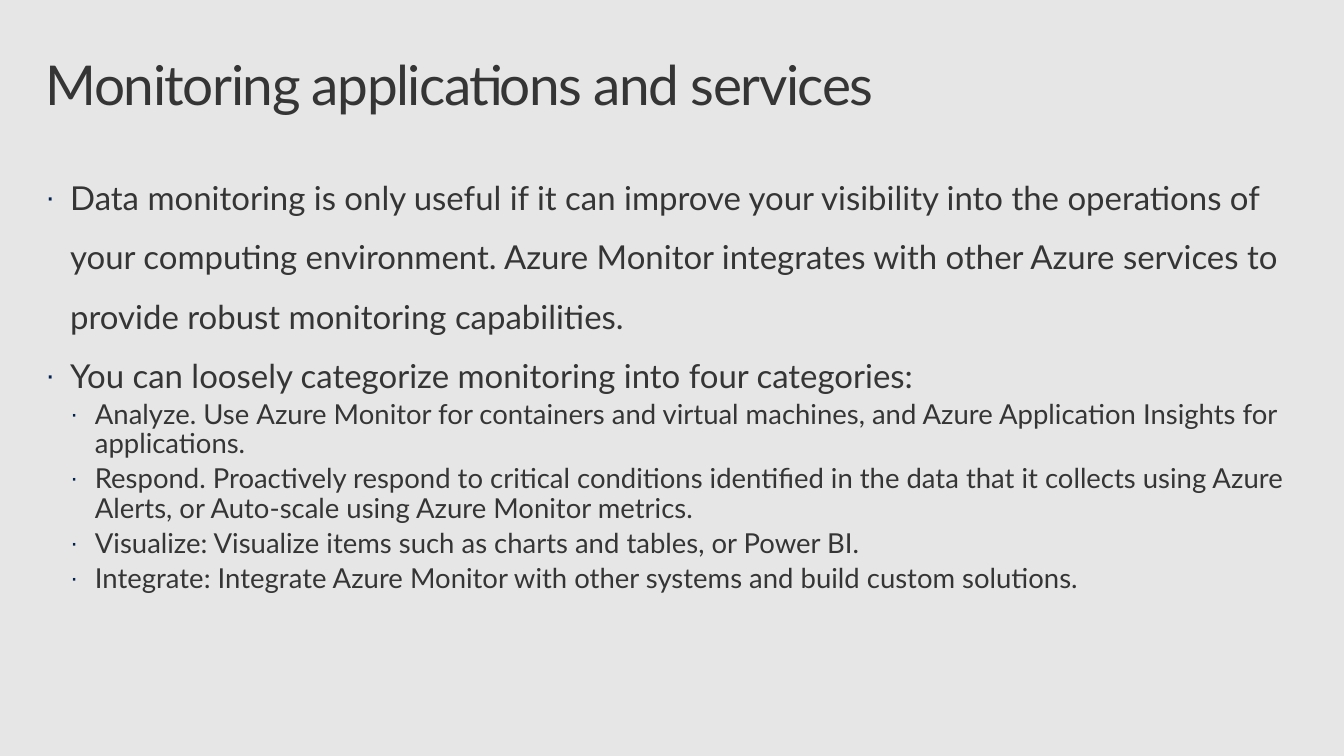
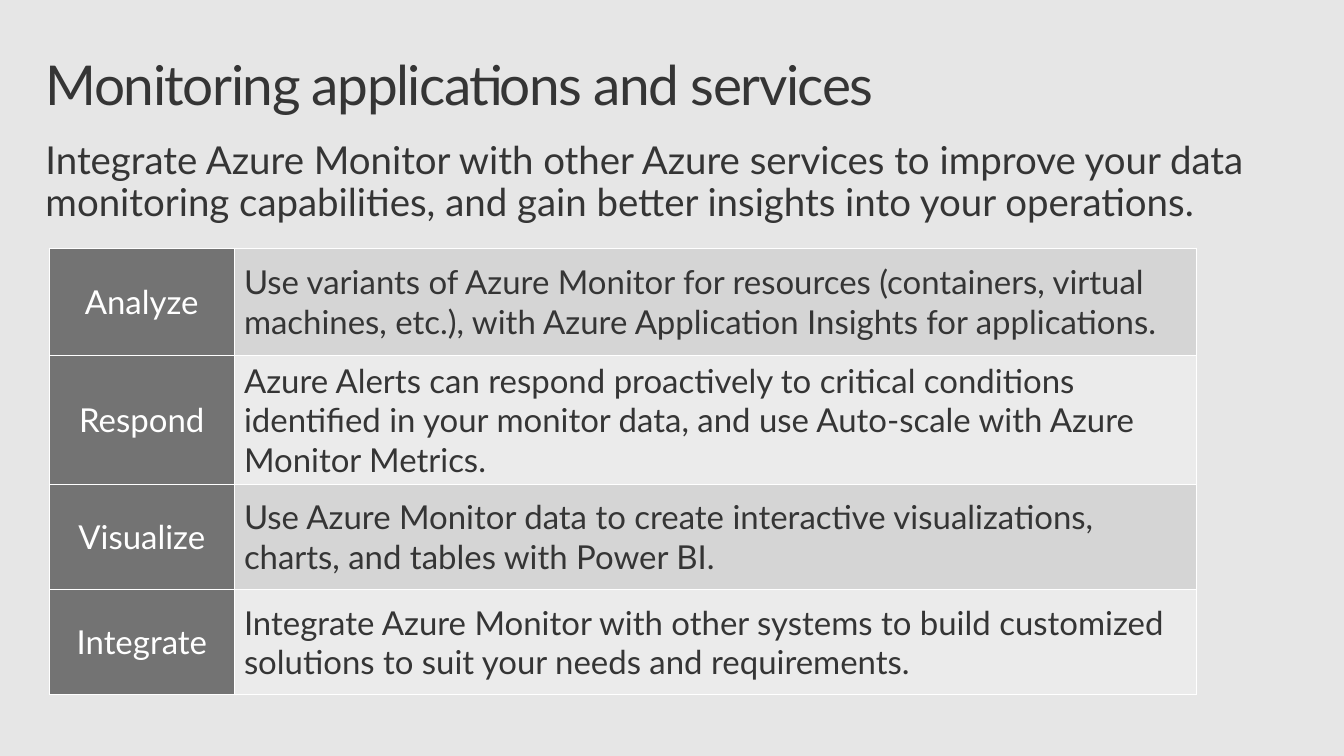
Before and after one commit to CSA-OCP-GER/azure-fundamentals-v2, a slide deck: slide 37 of 3_security-compliance-trust/3_security-compliance-trust.pptx (slide 32 before the commit). Drawn at 1344x756 pixels with LibreOffice and Linux fonts; fonts in the diff are those of the drawing; background and template pictures are left out. Boxes give left, top, right and bottom in pixels: in the first picture for what was removed or moved away, otherwise in the second. Text is boxed around its words. In the diff, an @@ line names an element or a change of style, - is before the commit and + after.

```diff
--- a/3_security-compliance-trust/3_security-compliance-trust.pptx
+++ b/3_security-compliance-trust/3_security-compliance-trust.pptx
@@ text added at (45, 145, 1243, 223), 28 pt, text #353535 @@
+Integrate Azure Monitor with other Azure services to improve your data monitoring capabilities, and gain better insights into your operations.
@@ text removed at (70, 185, 1282, 593) @@
-· Data monitoring is only useful if it can improve your visibility into the operations of your computing environment. Azure Monitor integrates with other Azure services to provide robust monitoring capabilities.
-· You can loosely categorize monitoring into four categories:
-  · Analyze. Use Azure Monitor for containers and virtual machines, and Azure Application Insights for applications.
-  · Respond. Proactively respond to critical conditions identified in the data that it collects using Azure Alerts, or Auto-scale using Azure Monitor metrics.
-  · Visualize: Visualize items such as charts and tables, or Power BI.
-  · Integrate: Integrate Azure Monitor with other systems and build custom solutions.
@@ table added at (49, 248, 1197, 695), 4 rows, 2 columns @@
+Analyze | Use variants of Azure Monitor for resources (containers, virtual machines, etc.), with Azure Application Insights for applications.
+Respond | Azure Alerts can respond proactively to critical conditions identified in your monitor data, and use Auto-scale with Azure Monitor Metrics.
+Visualize | Use Azure Monitor data to create interactive visualizations, charts, and tables with Power BI.
+Integrate | Integrate Azure Monitor with other systems to build customized solutions to suit your needs and requirements.
```
Also in this commit, not shown: 3 other slides changed, 8 slides added, 4 slides removed, 1 other file.
